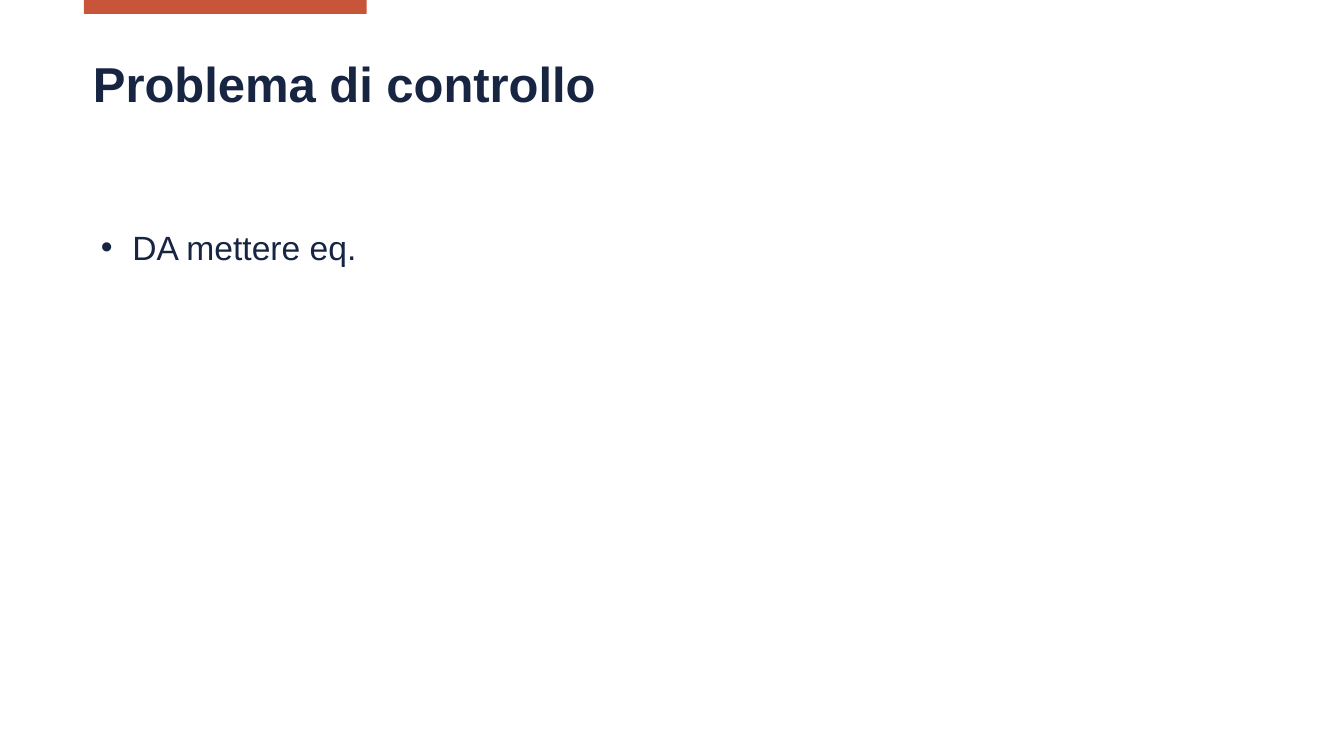
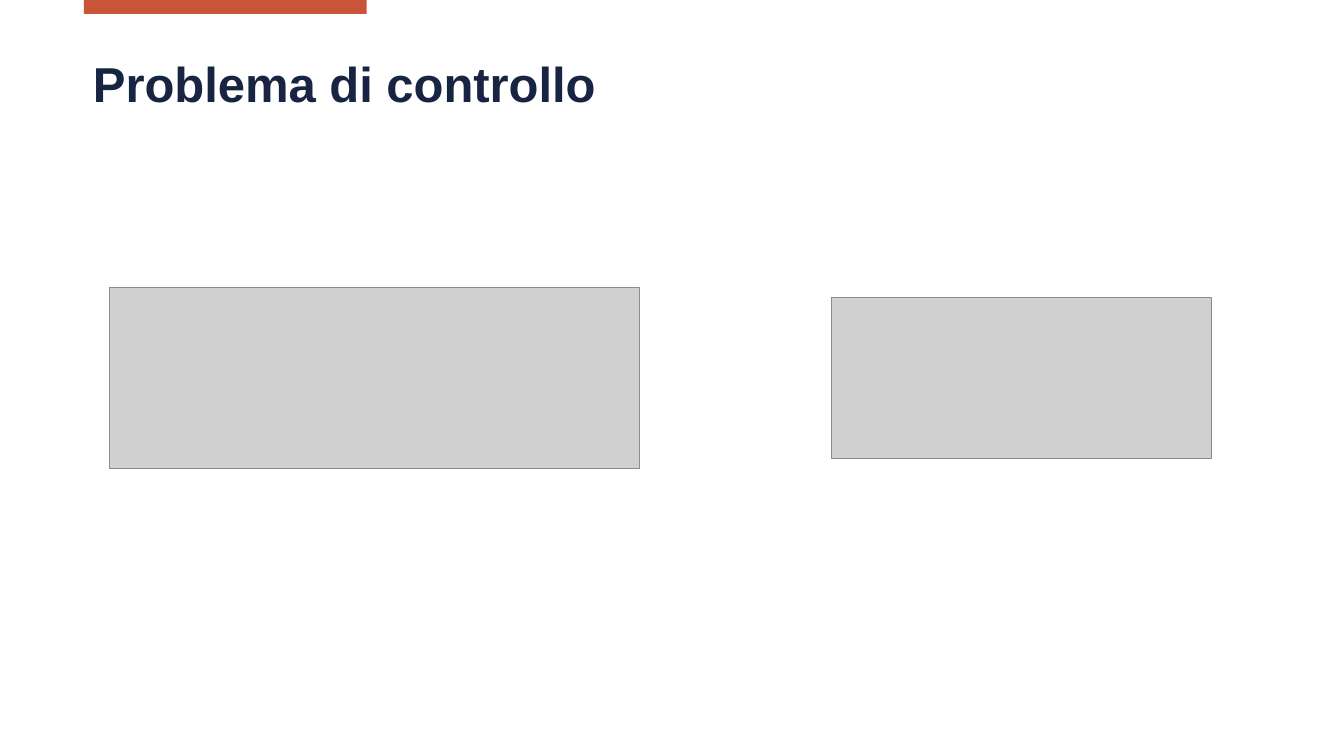
Before and after one commit to wasim-essbai/CAM_MPCCSTR, a slide deck: slide 14 of Presentazione.pptx. Drawn at 1344x756 pixels with LibreOffice and Linux fonts; fonts in the diff are those of the drawing; grey boxes stand for pictures; background and template pictures are left out. Boxes give left, top, right and bottom in pixels: in the first picture for what was removed or moved away, otherwise in the second. Text is boxed around its words. In the diff, an @@ line names an element or a change of style, - is before the commit and + after.

```diff
--- a/Presentazione.pptx
+++ b/Presentazione.pptx
@@ text removed at (132, 237, 357, 267) @@
-• DA mettere eq.
@@ picture added at (109, 287, 639, 469) @@
@@ picture added at (832, 297, 1212, 458) @@
```
Also in this commit, not shown: 6 other slides changed, 4 slides added, 7 other files.
